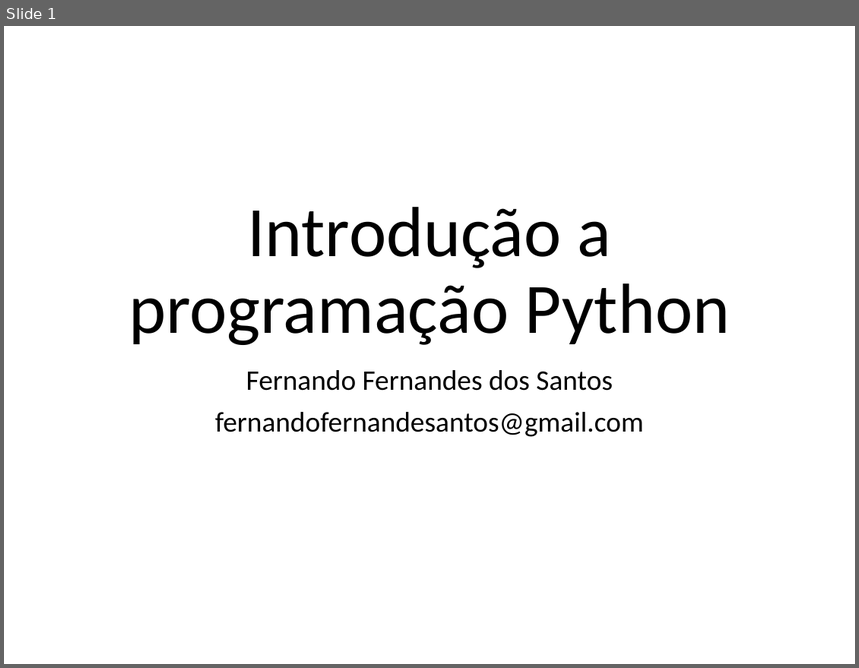
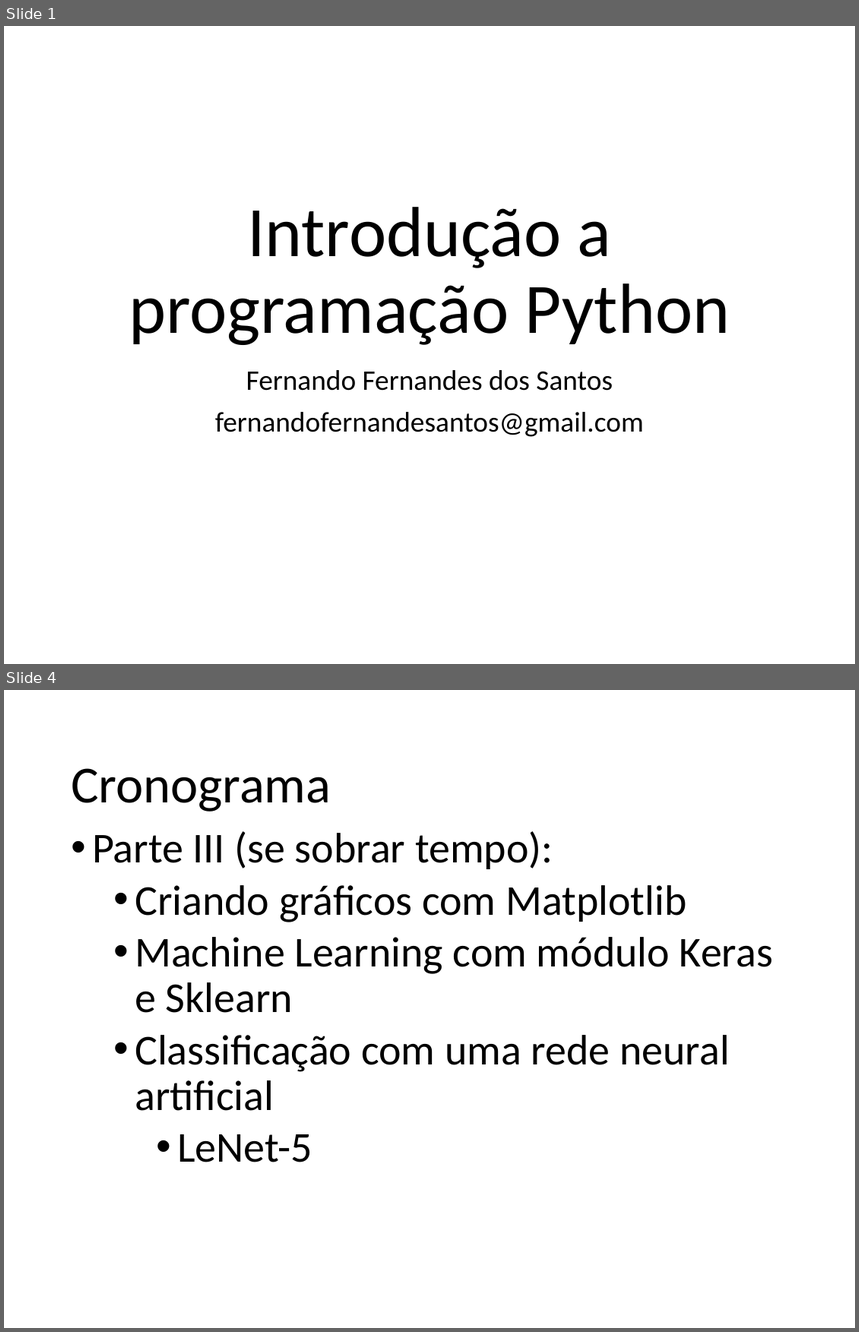
Before and after one commit to fernandoFernandeSantos/minicurso_python_2019, a slide deck: aula.pptx. Shown one above the other, each under a label of ours: slide 1 before the commit, slides 1 and 4 after it; the slides between them are not shown. The pictures are 859x668 and 859x1332 pixels, drawn with LibreOffice and Linux fonts; fonts in the diff are those of the drawing. Boxes give left, top, right and bottom in pixels: in the first picture for what was removed or moved away, otherwise in the second. Text is boxed around its words. In the diff, an @@ line names an element or a change of style, - is before the commit and + after.

```diff
--- a/aula.pptx
+++ b/aula.pptx
@@ slide 4 added at bbox=[4, 690, 855, 1328], background #FFFFFF @@
@@ title added at bbox=[71, 768, 331, 812], 44 pt, text #000000 @@
+Cronograma
@@ text added at bbox=[92, 831, 773, 1163], 36 pt, text #000000 @@
+• Parte III (se sobrar tempo):
+  • Criando gráficos com Matplotlib
+  • Machine Learning com módulo Keras e Sklearn
+  • Classificação com uma rede neural artificial
+    • LeNet-5
```
Also in this commit, not shown: 41 other slides added, 4 other files.
